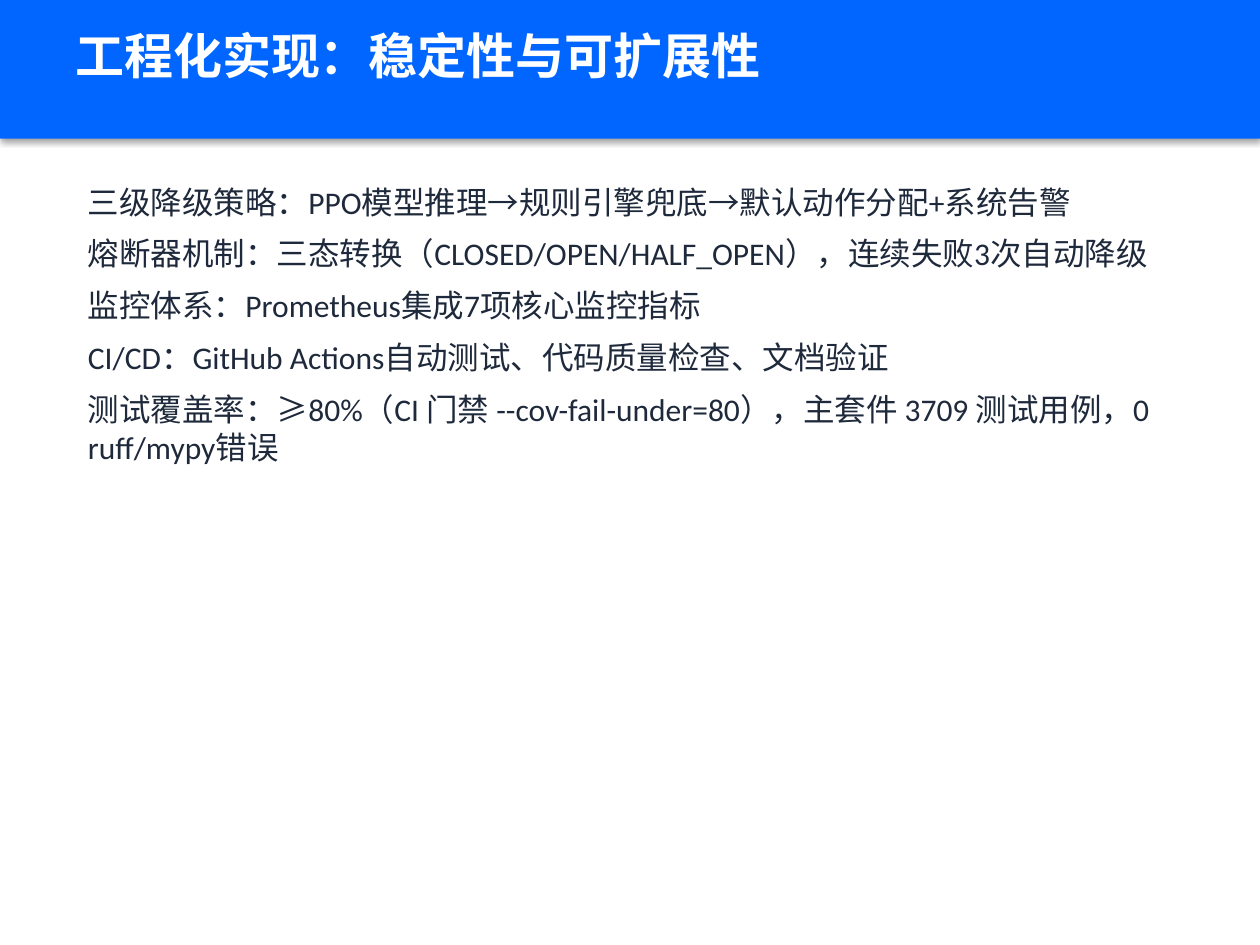
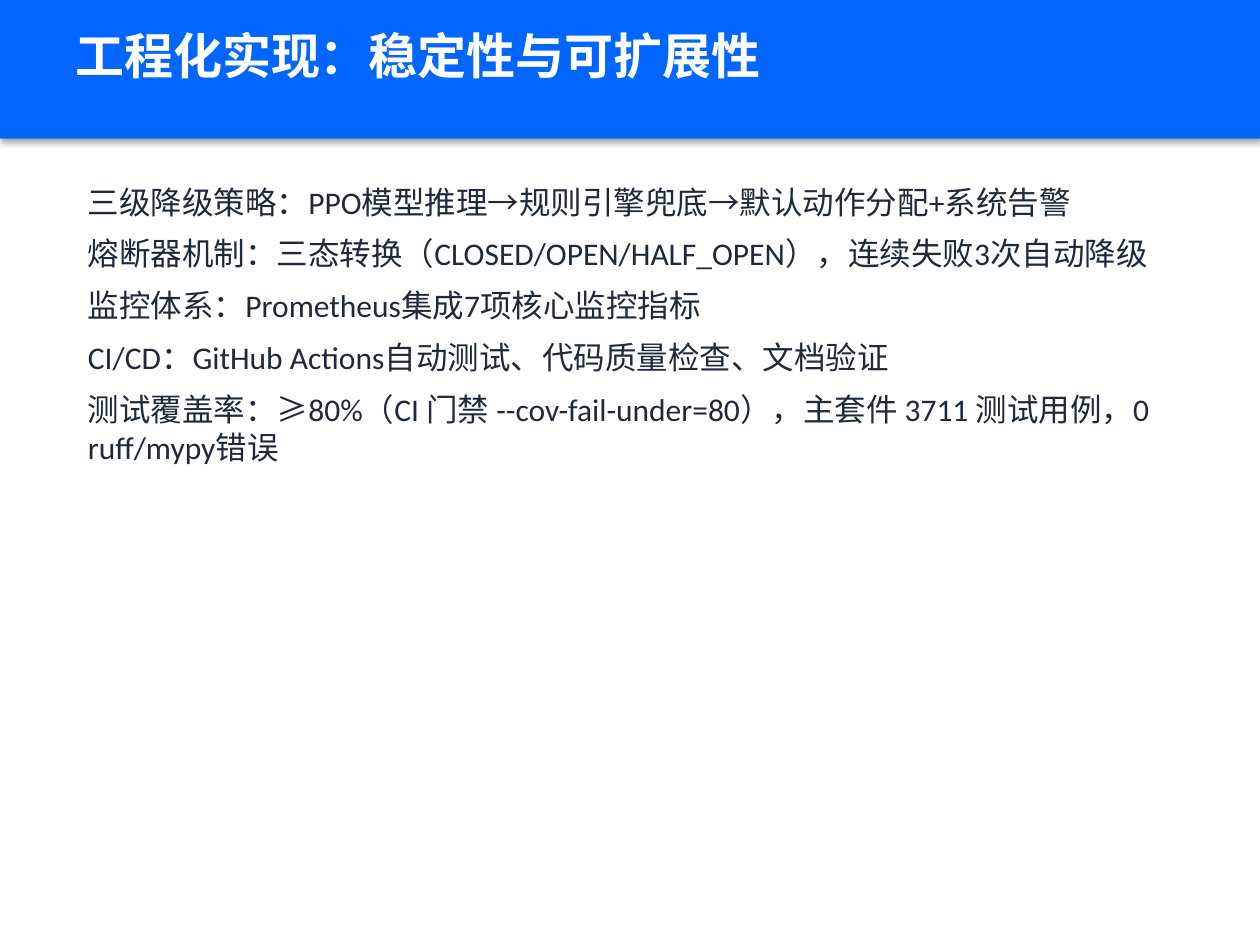
Before and after one commit to xiabai2008/quantum-rl-scheduler, a slide deck: slide 15 of deliverable_models/答辩PPT.pptx. Drawn at 1260x945 pixels with LibreOffice and Linux fonts; fonts in the diff are those of the drawing. Boxes give left, top, right and bottom in pixels: in the first picture for what was removed or moved away, otherwise in the second. Text is boxed around its words. In the diff, an @@ line names an element or a change of style, - is before the commit and + after.

```diff
--- a/deliverable_models/答辩PPT.pptx
+++ b/deliverable_models/答辩PPT.pptx
@@ text at [88, 394, 1149, 464]: text changed @@
-测试覆盖率：≥80%（CI 门禁 --cov-fail-under=80），主套件 3709 测试用例，0 ruff/mypy错误
+测试覆盖率：≥80%（CI 门禁 --cov-fail-under=80），主套件 3711 测试用例，0 ruff/mypy错误
```
Also in this commit, not shown: 13 other files.
